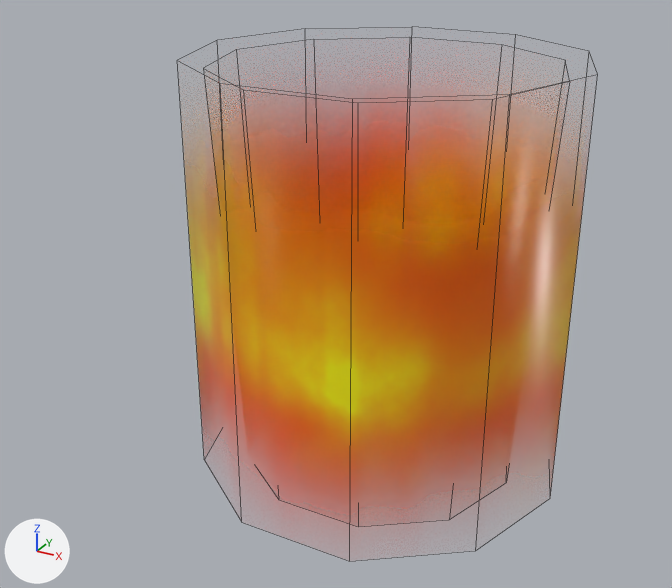
The FBX model Assets/UtilAssets/Effects/UV/StatusWave/UpWave/UpWave.fbx, before and after one commit.
Camera for both pictures: a camera (50 mm lens) standing at (0.0197, -0.0411, 0.0185) and looking at (-0.002, -0.0017, -0.0012). Arrows for +X, +Y and +Z are at lower left; the lights stay in place. Mesh edges are drawn as thin lines. Where no turn or scale is listed for an object, it has been applied to the vertices.

The first picture shows 'polymsh'.
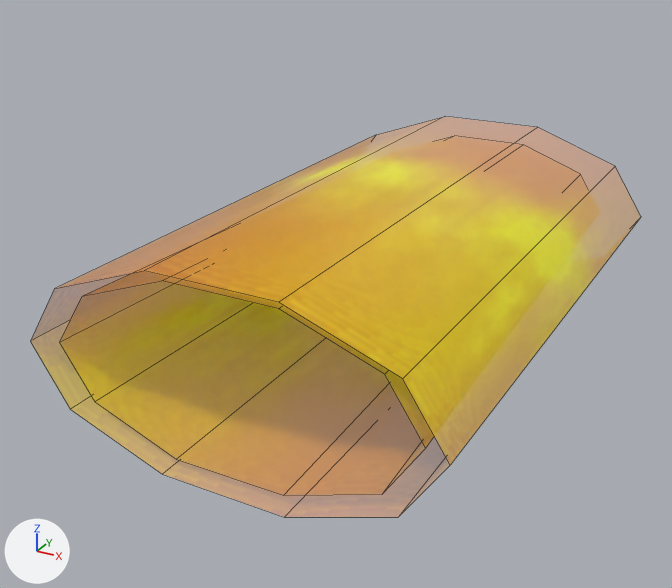
Changed parts and their boxes (x1, y1, x2, y2) in the pictures (672 x 588 px):
'polymsh', surface changed, reshaped
    before: (186, 126, 583, 510)
    after: (31, 126, 641, 513)

Edits to the bpy script that builds the scene:
```text
Change img_wave_png:
    img_wave_png: load_image('Wave.png', 'Wave.png', 512, 512, 'sRGB') -> load_image('Wave.png', 'Wave.png', 512, 512, 'Non-Color')
Change mat_phong:
    add n3 = _N.new('ShaderNodeTexImage'); n3.name = 'Image Texture.001'
    add n3.image = img_wave_png
    add n3.extension = 'EXTEND'
    where n2 = _N.new('ShaderNodeTexImage'); n2.name = 'Image Texture'
    where n0 = _N.new('ShaderNodeBsdfPrincipled'); n0.name = 'Principled BSDF'
    remove _L.new(n2.outputs[1], n0.inputs[4])  # 'Alpha' to 'Alpha'
    add _L.new(n3.outputs[0], n0.inputs[4])  # 'Color' to 'Alpha'
Change me_mesh:
    where me_mesh.from_pydata(...)  # 40 vertices, 20 faces; spans x -0.01..0.01, y -0.0095..0.0095, z -0.011..0.011
    used by ob_polymsh; location = (0.0, 0.0, 0.0)
    me_mesh part 1: the whole mesh is multiplied about its middle by the matrix ((1.0, 0.0, 0.0), (0.0, 0.0, -1.373), (0.0, 0.497, 0.0))
```
